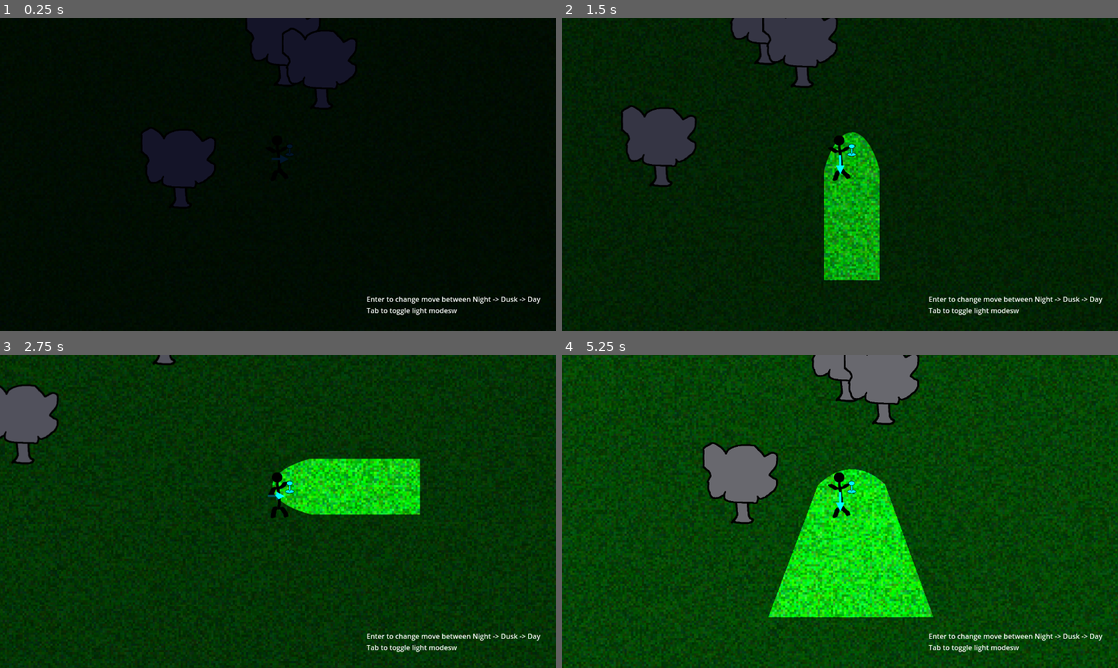
Above: before the commit, frames 1-4 (two rows, left to right).
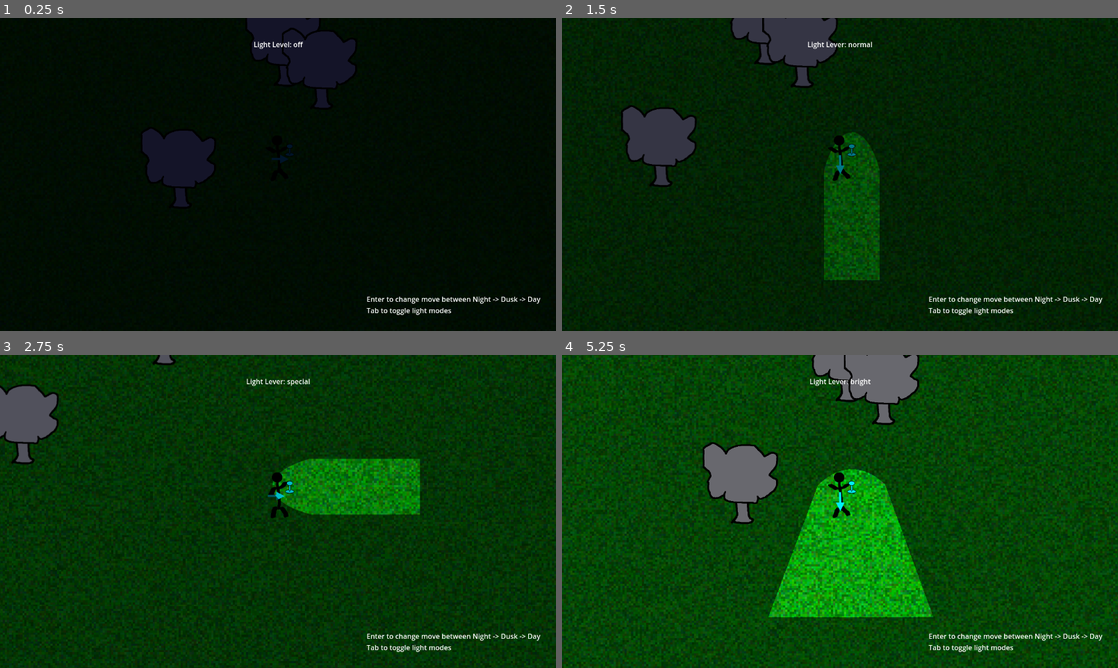
Above: after the commit, the same moments.

Repository: Small-Loan-Studio/TGO
Game: Godot game, scene res://Scratch/Movement/TestMovement.tscn
Two runs of this game, one before a commit and one after it. Both use one fixed random seed, a clock stepped at 60 frames per second and the inputs below. The project has no main scene, so this scene is started directly.
Inputs:
- Up to frame 1 (0.25 s): no input
- Up to frame 2 (1.5 s): tap Enter (ui_accept) at 0.5, 0.77, 0.8, 1.07, 1.35 s; hold Right (right) 0.53-1.28 s; hold Tab (ui_text_completion_replace) 0.53-1.28 s; hold Down (down) from 1.28 s (still down)
- Up to frame 3 (2.75 s): tap Enter (ui_accept) at 1.52, 1.82, 2.3 s; tap Tab (ui_text_completion_replace) at 1.55 s; release Down (down) at 2.03 s; hold Right (right) from 2.03 s (still down); hold Tab (ui_text_completion_replace) from 2.03 s (still down)
- Up to frame 4 (5.25 s): release Right (right) at 2.78 s; release Tab (ui_text_completion_replace) at 2.78 s; hold Up (up) 2.78-3.53 s; tap Tab (ui_text_completion_replace) at 2.85, 4.35 s; tap Enter (ui_accept) at 3.02, 3.32, 4.52, 4.82 s; hold Enter (ui_accept) 3.53-4.28 s; hold Left (left) 3.53-5.03 s; hold Down (down) from 5.03 s (still down); hold Tab (ui_text_completion_replace) from 5.03 s (still down)

The runs differ from the first frame. In frame 1, 0.1% of the frame differs, in the area x 45-83%, y 7-95%; in frame 2, 4.4%; in frame 3, 4.4%; in frame 4, 9.2%, in the area x 37-83%, y 7-95%.

Commit message:
lamp tweaks

Diff:
--- a/Scenes/Components/Lamp.gd
+++ b/Scenes/Components/Lamp.gd
@@ -6,24 +6,8 @@
 # to get the angle we actually want for it
 const BASE_OFFSET = PI/2
 
-var light_level: Enums.LightLevel:
-	set(ll):
-		match ll:
-			Enums.LightLevel.OFF:
-				_replace_lamp(null, null)
-			Enums.LightLevel.NORMAL:
-				_replace_lamp(_beam1, null)
-			Enums.LightLevel.BRIGHT:
-				_replace_lamp(_beam2, _beam2_detector)
-			Enums.LightLevel.SPECIAL:
-				_replace_lamp(_beam3, _beam3_detector)
-			_:
-				printerr("Unknown light level: ", str(ll))
-				_replace_lamp(null, null)
-				ll = Enums.LightLevel.OFF
-		light_level = ll
-	get:
-		return light_level
+var light_level: Enums.LightLevel: set = _set_light_level, get = _get_light_level
+var energy: float
 
 var _light: PointLight2D
 var _detector: Area2D
@@ -37,6 +21,25 @@
 @onready var _beam3: PointLight2D = $Beam3
 @onready var _beam3_detector: Area2D = $Beam3/Area2D
 
+func _set_light_level(ll: Enums.LightLevel) -> void:
+	match ll:
+		Enums.LightLevel.OFF:
+			_replace_lamp(null, null)
+		Enums.LightLevel.NORMAL:
+			_replace_lamp(_beam1, null)
+		Enums.LightLevel.BRIGHT:
+			_replace_lamp(_beam2, _beam2_detector)
+		Enums.LightLevel.SPECIAL:
+			_replace_lamp(_beam3, _beam3_detector)
+		_:
+			printerr("Unknown light level: ", str(ll))
+			_replace_lamp(null, null)
+			ll = Enums.LightLevel.OFF
+	light_level = ll
+
+func _get_light_level() -> Enums.LightLevel:
+	return light_level
+
 func _replace_lamp(new_light: PointLight2D, new_detector: Area2D) -> void:
 		if _light != null:
 			_light.enabled = false
@@ -48,6 +51,7 @@
 
 		if _light != null:
 			_light.enabled = true
+			_light.energy = energy
 		if _detector != null:
 			_detector.monitoring = true
 
@@ -61,6 +65,7 @@
 		rotation = 0
 	if _light != null:
 		_light.rotation = _facing
+		_light.energy = energy
 
 func _on_lamp2_exit(area:Area2D) -> void:
 	# print('_on_lamp2_exit - ' + area.name + ' / ' + area.get_parent().name)
--- a/Scratch/Movement/TestMovement.gd
+++ b/Scratch/Movement/TestMovement.gd
@@ -3,6 +3,7 @@
 var _state: int = 0
 
 @onready var _modulate: CanvasModulate = $CanvasModulate
+@onready var _light_level_label: Label = $CanvasLayer/Label2
 
 func _ready() -> void:
 	if !_modulate.visible:
@@ -17,7 +18,7 @@
 		# This is hideous and for demo purposes only kill it with fire and refactor
 		# something if you're inclined to use it.
 		t.tween_property(
-			$Player.get_node('Lamp').get_node('Beam'),
+			$Player.get_node('Lamp'),
 			'energy',
 			get_energy_target(_state),
 			2)
@@ -25,6 +26,8 @@
 		var lamp: Lamp = $Player/Lamp
 		var cur_level := lamp.light_level
 		lamp.light_level = ((lamp.light_level) + 1) % Enums.LightLevel.size()
+		lamp.energy = get_energy_target(_state)
+		_light_level_label.text = 'Light Lever: ' + Enums.light_level_name(lamp.light_level)
 
 func get_target(state: int) -> Color:
 	match state:
--- a/Scratch/Movement/TestMovement.tscn
+++ b/Scratch/Movement/TestMovement.tscn
@@ -74,4 +74,15 @@
 offset_right = 1258.0
 offset_bottom = 684.0
 text = "Enter to change move between Night -> Dusk -> Day
-Tab to toggle light modesw"
+Tab to toggle light modes"
+
+[node name="Label2" type="Label" parent="CanvasLayer"]
+anchors_preset = 5
+anchor_left = 0.5
+anchor_right = 0.5
+offset_left = -46.0
+offset_top = 49.0
+offset_right = 46.0
+offset_bottom = 72.0
+grow_horizontal = 2
+text = "Light Level: off"
